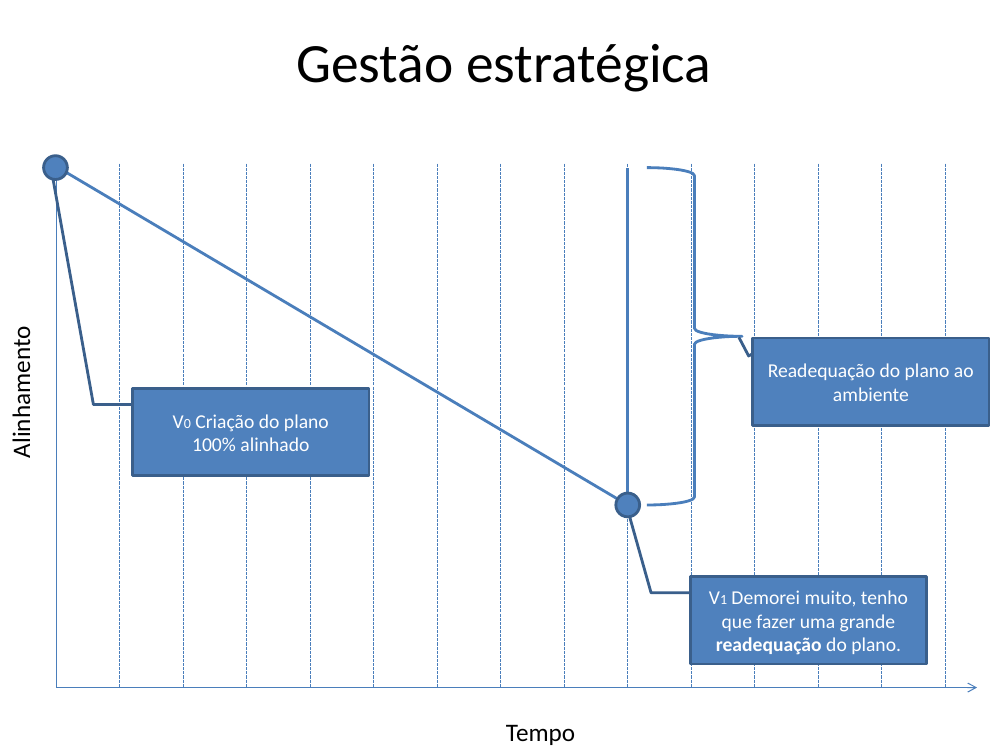
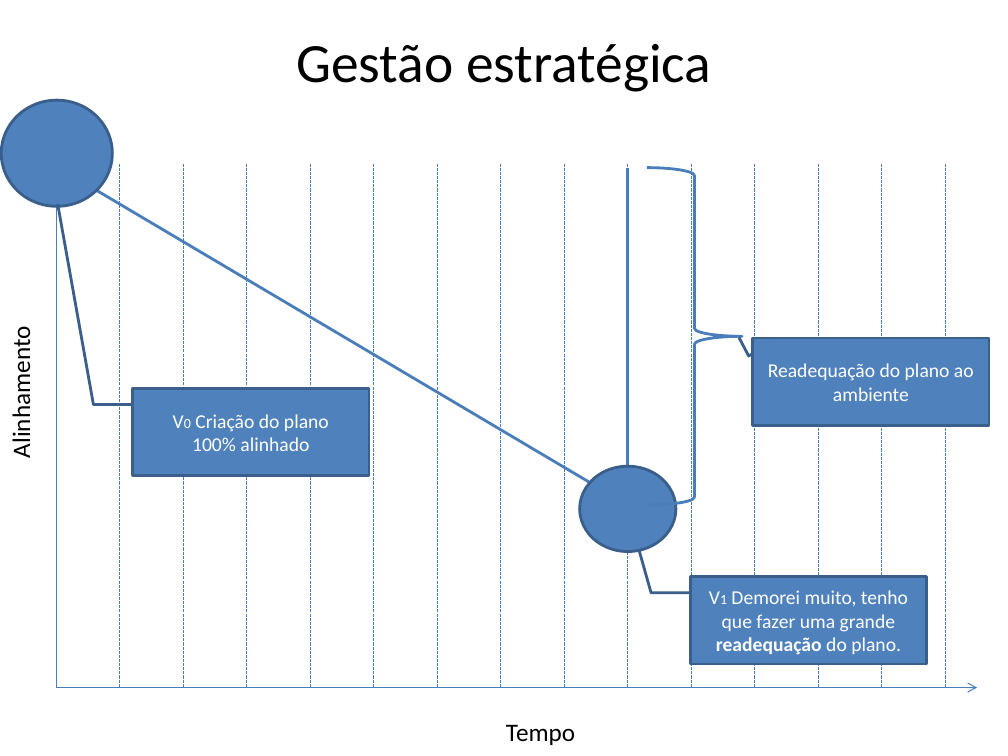
Before and after one commit to avelinoferreiragf/avelino, a slide deck: slide 19 of Gestao Estrategica TI/Estrategia Empresarial/Meu estudo.pptx (slide 16 before the commit). Drawn at 1008x756 pixels with LibreOffice and Linux fonts; fonts in the diff are those of the drawing. Boxes give left, top, right and bottom in pixels: in the first picture for what was removed or moved away, otherwise in the second. Text is boxed around its words. In the diff, an @@ line names an element or a change of style, - is before the commit and + after.

```diff
--- a/Gestao Estrategica TI/Estrategia Empresarial/Meu estudo.pptx
+++ b/Gestao Estrategica TI/Estrategia Empresarial/Meu estudo.pptx
@@ ellipse: place and size @@
-ellipse at <box>43,156,68,180</box>
+ellipse at <box>1,100,112,206</box>
@@ ellipse: place and size @@
-ellipse at <box>616,493,640,517</box>
+ellipse at <box>580,466,676,551</box>
```
Also in this commit, not shown: 9 other slides changed, 15 slides added, 11 other files.
